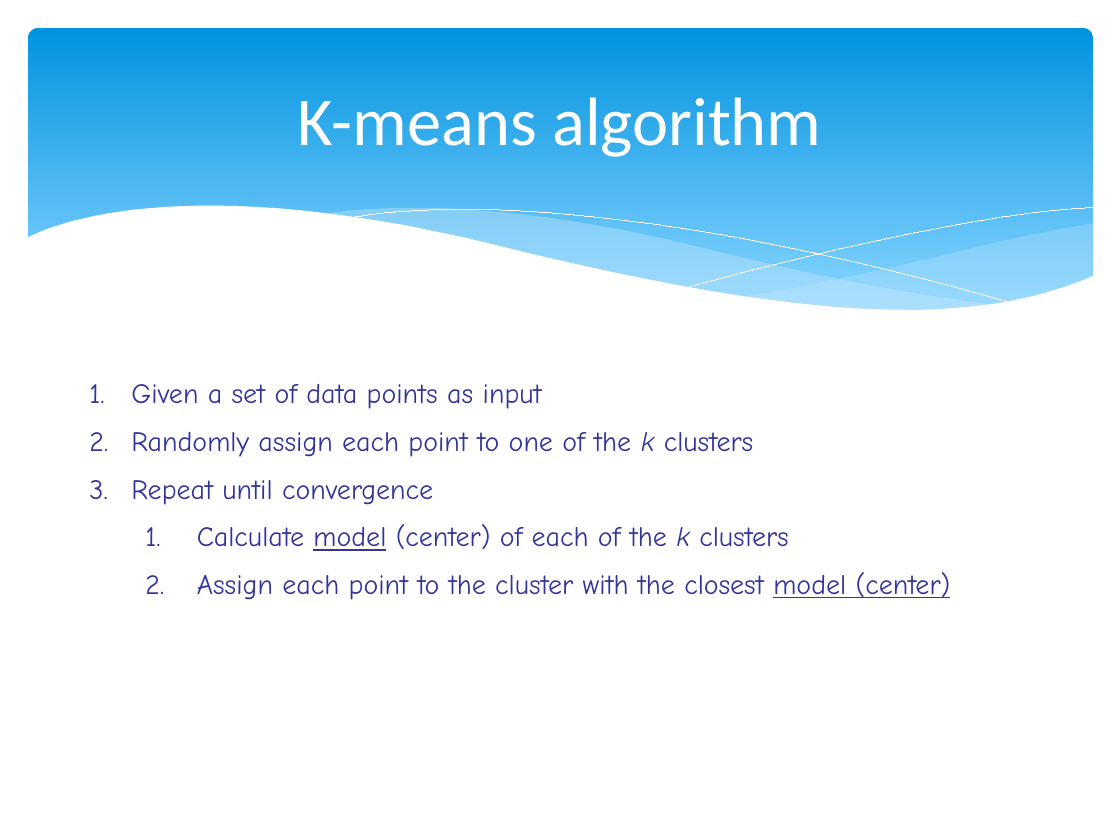
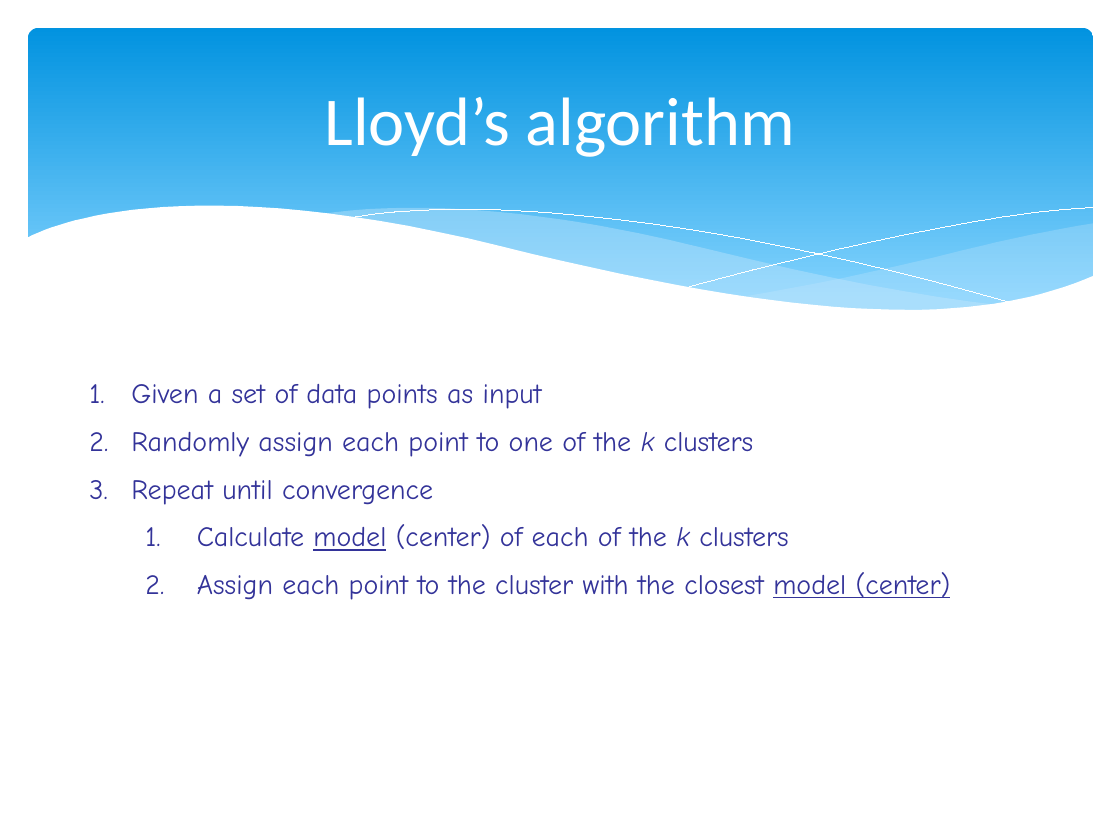
Before and after one commit to marcio-mourao/marcio-mourao.github.io, a slide deck: slide 9 of Machine_Learning.pptx (slide 7 before the commit). Drawn at 1120x840 pixels with LibreOffice and Linux fonts; fonts in the diff are those of the drawing. Boxes give left, top, right and bottom in pixels: in the first picture for what was removed or moved away, otherwise in the second. Text is boxed around its words. In the diff, an @@ line names an element or a change of style, - is before the commit and + after.

```diff
--- a/Machine_Learning.pptx
+++ b/Machine_Learning.pptx
@@ title at [324, 97, 795, 157]: text changed @@
-K-means algorithm
+Lloyd’s algorithm
```
Also in this commit, not shown: 16 other slides changed, 4 slides added, 4 other files.
